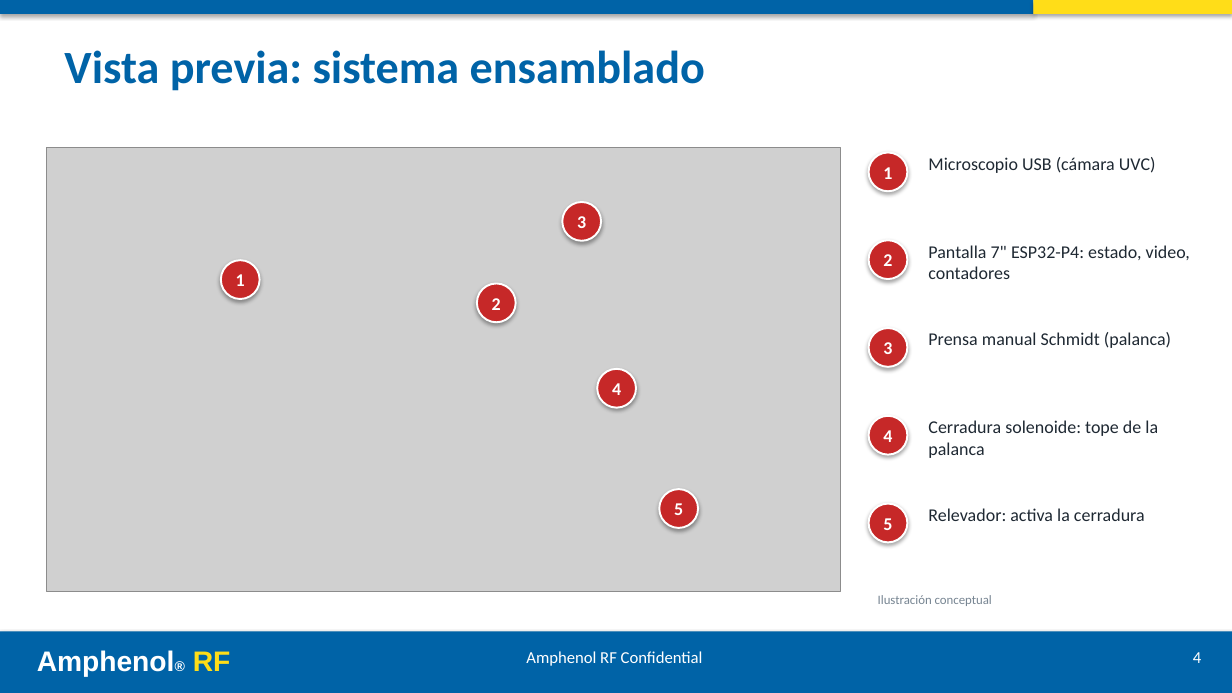
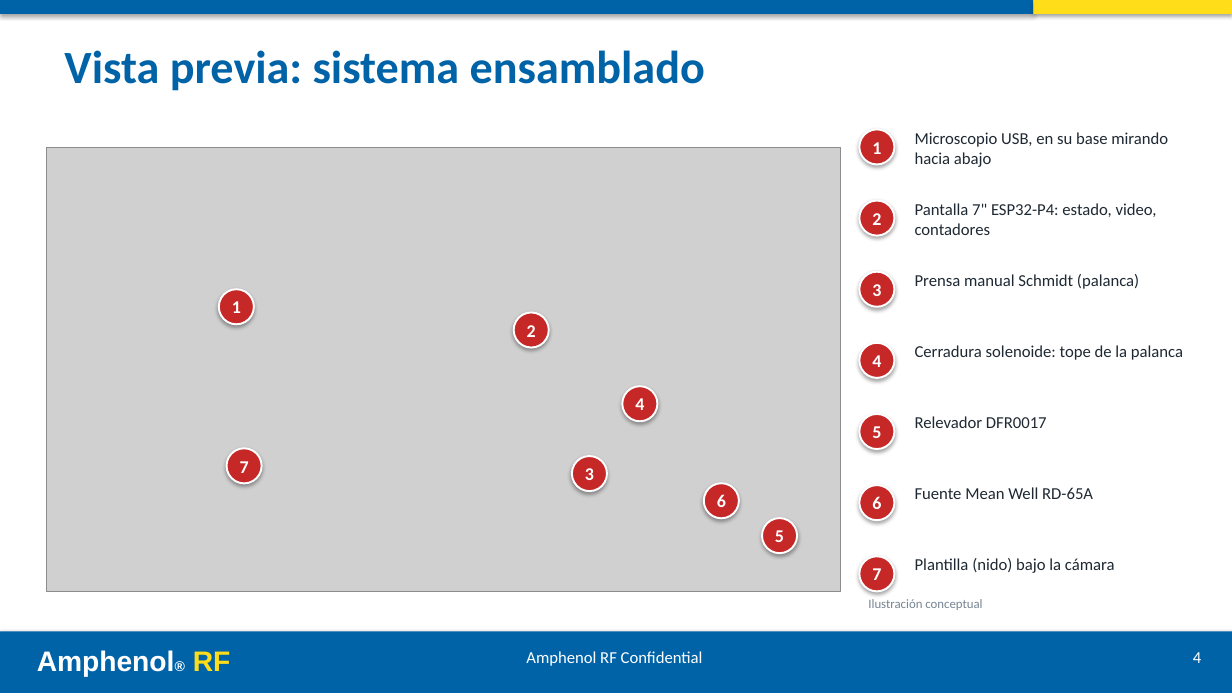
Before and after one commit to ricardosalmeron71-png/inspeccion-vision-solder-cap, a slide deck: slide 4 of docs/presentacion.pptx. Drawn at 1232x693 pixels with LibreOffice and Linux fonts; fonts in the diff are those of the drawing; grey boxes stand for pictures. Boxes give left, top, right and bottom in pixels: in the first picture for what was removed or moved away, otherwise in the second. Text is boxed around its words. In the diff, an @@ line names an element or a change of style, - is before the commit and + after.

```diff
--- a/docs/presentacion.pptx
+++ b/docs/presentacion.pptx
@@ ellipse "1": place and size @@
-ellipse "1" at [869,152,908,191]
+ellipse "1" at [860,129,895,165]
@@ text at [915,132,1168,167]: text changed; size 14 to 13 pt @@
-Microscopio USB (cámara UVC)
+Microscopio USB, en su base mirando hacia abajo
@@ ellipse "2": place and size @@
-ellipse "2" at [869,240,908,279]
+ellipse "2" at [860,201,895,236]
@@ text "Pantalla 7" ESP32-P4: estado, video, ...": place and size @@
-text "Pantalla 7" ESP32-P4: estado, video, ..." at [928,245,1190,279]
+text "Pantalla 7" ESP32-P4: estado, video, ..." at [915,203,1157,235]
@@ text "Prensa manual Schmidt (palanca)": place and size @@
-text "Prensa manual Schmidt (palanca)" at [928,332,1171,348]
+text "Prensa manual Schmidt (palanca)" at [915,274,1139,289]
@@ ellipse "1": place and size @@
-ellipse "1" at [221,261,260,299]
+ellipse "1" at [219,289,254,324]
@@ ellipse "3": place and size @@
-ellipse "3" at [869,328,908,367]
+ellipse "3" at [860,272,895,307]
@@ ellipse "2": place and size @@
-ellipse "2" at [477,284,516,323]
+ellipse "2" at [514,312,549,348]
@@ ellipse "4": place and size @@
-ellipse "4" at [869,416,908,455]
+ellipse "4" at [860,343,895,378]
@@ size 14 to 13 pt in 3 elements at [915,203,1157,235], [915,274,1139,289], [915,345,1183,360] @@
@@ text "Cerradura solenoide: tope de la ...": place and size @@
-text "Cerradura solenoide: tope de la ..." at [928,420,1158,458]
+text "Cerradura solenoide: tope de la ..." at [915,345,1183,360]
@@ ellipse "4": place and size @@
-ellipse "4" at [597,369,636,408]
+ellipse "4" at [622,386,657,421]
@@ ellipse "5": place and size @@
-ellipse "5" at [869,504,908,543]
+ellipse "5" at [860,414,895,449]
@@ text added at [915,416,1047,428], 13 pt, text #1F2933 @@
+Relevador DFR0017
@@ ellipse added at [226,448,262,483], fill #C62828, outline #FFFFFF 1.5 pt, 14 pt, text #FFFFFF, bold @@
+7
@@ ellipse "3": place and size @@
-ellipse "3" at [562,202,601,241]
+ellipse "3" at [572,457,607,492]
@@ ellipse added at [704,483,739,518], fill #C62828, outline #FFFFFF 1.5 pt, 14 pt, text #FFFFFF, bold @@
+6
@@ ellipse added at [860,485,895,520], fill #C62828, outline #FFFFFF 1.5 pt, 14 pt, text #FFFFFF, bold @@
+6
@@ text added at [915,487,1093,499], 13 pt, text #1F2933 @@
+Fuente Mean Well RD-65A
@@ text removed at [928,508,1145,521] @@
-Relevador: activa la cerradura
@@ ellipse "5": place and size @@
-ellipse "5" at [659,489,698,528]
+ellipse "5" at [762,518,798,554]
@@ ellipse added at [860,556,895,592], fill #C62828, outline #FFFFFF 1.5 pt, 14 pt, text #FFFFFF, bold @@
+7
@@ text added at [915,558,1115,573], 13 pt, text #1F2933 @@
+Plantilla (nido) bajo la cámara
@@ text "Ilustración conceptual": place and size @@
-text "Ilustración conceptual" at [878,595,992,606]
+text "Ilustración conceptual" at [868,599,982,610]
```
Also in this commit, not shown: 3 other files.
